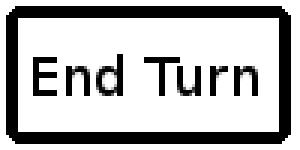
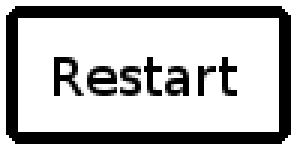
Before/after of a 300x150 layered artwork. What changed in the layer stack:
added layer "Restart" above "Start" over bbox(54, 57, 237, 96)
hid "End Turn" over bbox(33, 54, 258, 96)
